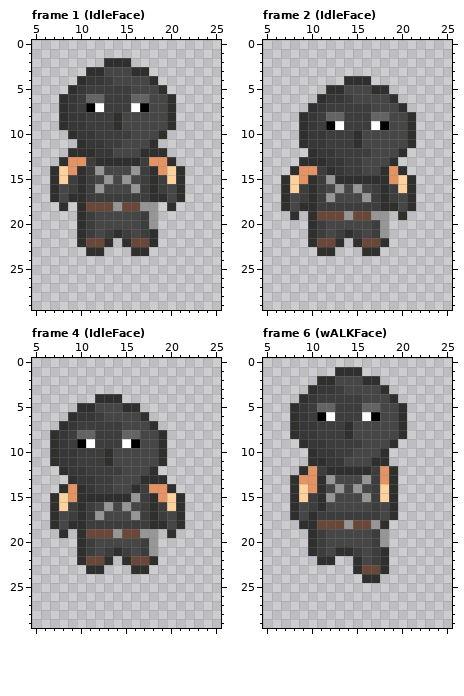
Pixel-art file: Sprites Sisi/Biggy.aseprite. The picture above was drawn from the file before the commit.
32x32 pixels, 20 frames. Colours within 5 levels of each other are drawn and written as one. Shown: frame 1 (IdleFace): x 5..25, y 0..29; frame 2 (IdleFace): x 5..25, y 0..29; frame 4 (IdleFace): x 5..25, y 0..29; frame 6 (wALKFace): x 5..25, y 0..29. The old version is drawn lined up with the new one. The commit also changed other frames, which this record leaves out.
The result:
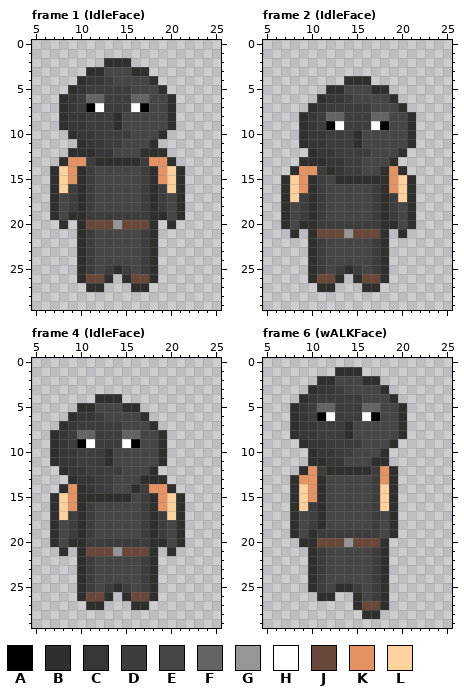
Palette (. is transparent): A #000000  B #2f2f2e  C #373737  D #3d3d3d  E #464646  F #646464  G #969696  H #ffffff  J #69483a  K #e59363  L #ffd19c
The exact change:
whole drawing moved by +0,-4 (the old picture is shown already moved)
--- frame 1 (IdleFace)
@@ x 5..25 @@
 13 ...BKKDBBBBBDKKB.....
-14 ..BLKBDGEEEGDBKLB....
-15 ..BLDBDEGEGEDBDLB....
-16 ..BEDBDGEEEGDBDEB....
-17 ..BEBBDDDDDDDBBEB....
-18 ...B.BJJJGJJGG.B.....
-19 .....BDEEEEEDG.......
-20 .....BDEEEEEDG.......
-21 .....BDEDBDEDB.......
-22 .....BJJB.BJJB.......
-23 ......BB...BB........
-24 .....................
-25 .....................
-26 .....................
-27 .....................
+14 ..BLKBDEEEEEDBKLB....
+15 ..BLKBDEEEEEDBKLB....
+16 ..BLDBDEEEEEDBDLB....
+17 ..BEDBDEEEEEDBDEB....
+18 ..BEDBDEEEEEDBDEB....
+19 ..BEBBDDDDDDDBBEB....
+20 ...B.BJJJGJJJB.B.....
+21 .....BDEEEEEDB.......
+22 .....BDEEEEEDB.......
+23 .....BDEEEEEDB.......
+24 .....BDEEEEEDB.......
+25 .....BDEDBDEDB.......
+26 .....BJJB.BJJB.......
+27 ......BB...BB........
 28 .....................
--- frame 2 (IdleFace)
@@ x 5..25 @@
 14 ...BKKDBCDDEEBKB.....
-15 ..BLKBDGBBBBBBKLB....
-16 ..BLDBDEGEGEDBDLB....
-17 ..BEDBDGEEEGDBDEB....
-18 ..BEBBDDDDDDDBBEB....
-19 ...B.BJJJGJJGG.B.....
-20 .....BDEEEEEDG.......
-21 .....BDEDBDEDG.......
-22 .....BJJB.BJJB.......
-23 ......BB...BB........
-24 .....................
-25 .....................
-26 .....................
-27 .....................
+15 ..BLKBDEBBBBBBKLB....
+16 ..BLKBDEEEEEDBKLB....
+17 ..BLDBDEEEEEDBDLB....
+18 ..BEDBDEEEEEDBDEB....
+19 ..BEDBDEEEEEDBDEB....
+20 ..BEBBDDDDDDDBBEB....
+21 ...B.BJJJGJJJB.B.....
+22 .....BDEEEEEDB.......
+23 .....BDEEEEEDB.......
+24 .....BDEEEEEDB.......
+25 .....BDEDBDEDB.......
+26 .....BJJB.BJJB.......
+27 ......BB...BB........
 28 .....................
--- frame 4 (IdleFace)
@@ x 5..25 @@
 14 ...BKBCDDEEBDKKB.....
-15 ..BLKBBBBBBGDBKLB....
-16 ..BLDBDEGEGEDBDLB....
-17 ..BEDBDGEEEGDBDEB....
-18 ..BEBBDDDDDDDBBEB....
-19 ...B.BJJJGJJGG.B.....
-20 .....BDEEEEEDG.......
-21 .....BDEDBDEDG.......
-22 .....BJJB.BJJB.......
-23 ......BB...BB........
-24 .....................
-25 .....................
-26 .....................
-27 .....................
+15 ..BLKBBBBBBEDBKLB....
+16 ..BLKBDEEEEEDBKLB....
+17 ..BLDBDEEEEEDBDLB....
+18 ..BEDBDEEEEEDBDEB....
+19 ..BEDBDEEEEEDBDEB....
+20 ..BEBBDDDDDDDBBEB....
+21 ...B.BJJJGJJJB.B.....
+22 .....BDEEEEEDB.......
+23 .....BDEEEEEDB.......
+24 .....BDEEEEEDB.......
+25 .....BDEDBDEDB.......
+26 .....BJJB.BJJB.......
+27 ......BB...BB........
 28 .....................
--- frame 6 (wALKFace)
@@ x 5..25 @@
 12 ....BKDBBBBBDKB......
-13 ...BKKBGEEEGDKB......
-14 ...BLKBEGEGEDLB......
-15 ...BLDBGEEEGDLB......
-16 ...BEDBEEEEEDEB......
-17 ...BEBDDDDDDDEB......
-18 ....BBJJJGJJGB.......
-19 .....BDEEEEEDG.......
-20 .....BDEEEEEDG.......
-21 .....BDEBBDEDB.......
-22 ......BB..BEDB.......
-23 ..........BJJB.......
-24 ...........BB........
-25 .....................
-26 .....................
-27 .....................
-28 .....................
+13 ...BKKBEEEEEDKB......
+14 ...BLKBEEEEEDLB......
+15 ...BLKBEEEEEDLB......
+16 ...BLDBEEEEEDLB......
+17 ...BEDBEEEEEDEB......
+18 ...BEDBEEEEEDEB......
+19 ...BEBDDDDDDDEB......
+20 ....BBJJJGJJJB.......
+21 .....BDEEEEEDB.......
+22 .....BDEEEEEDB.......
+23 .....BDEEEEEDB.......
+24 .....BDEEEEEDB.......
+25 .....BDEBBDEDB.......
+26 ......BB..BEDB.......
+27 ..........BJJB.......
+28 ...........BB........
 29 .....................
Pixel boxes of the changes (left, top, right, bottom) in both pictures:
changed: (50, 166, 185, 292)
changed: (281, 175, 416, 292)
changed: (50, 493, 185, 610)
changed: (290, 475, 398, 619)
